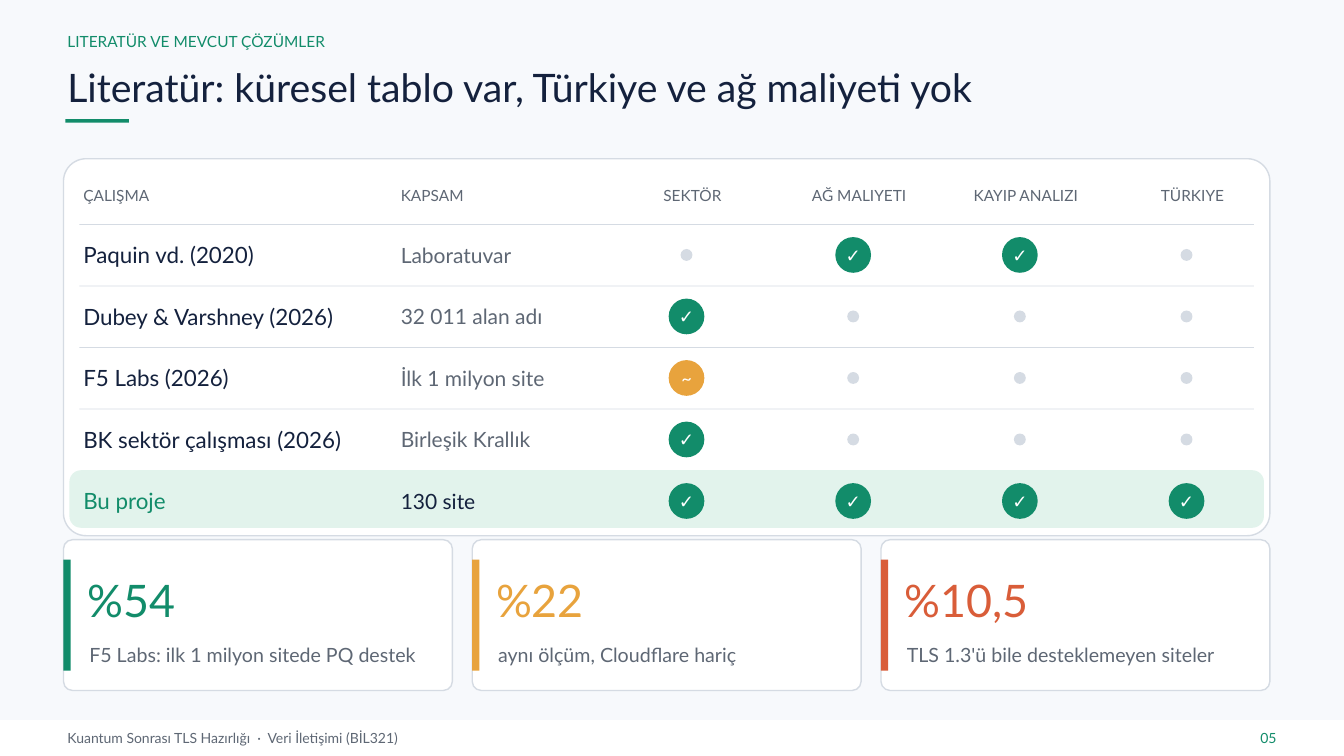
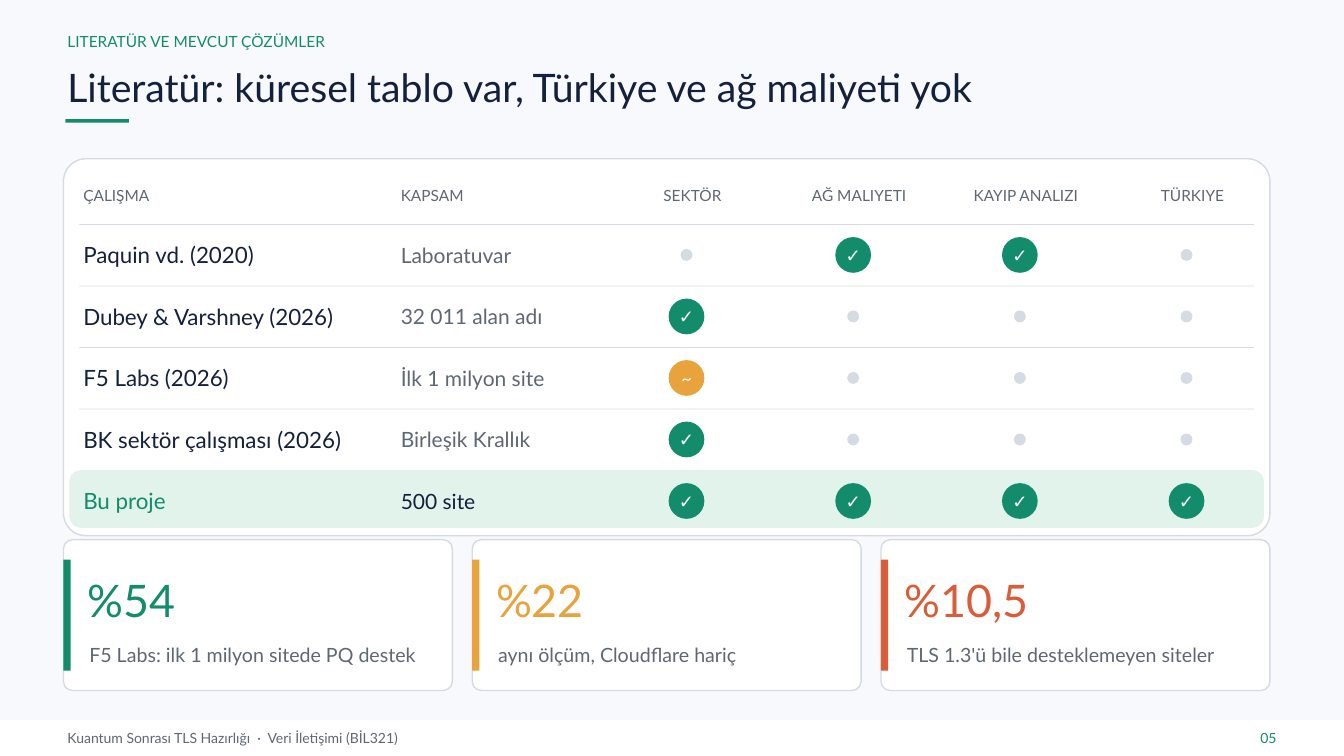
Before and after one commit to yeozyurt/yeozyurt, a slide deck: slide 5 of veri_iletisimi_proje/Rumeysa_Betul_Ozyurt_Veri_Iletisimi_Proje_Sunumu.pptx. Drawn at 1344x756 pixels with LibreOffice and Linux fonts; fonts in the diff are those of the drawing. Boxes give left, top, right and bottom in pixels: in the first picture for what was removed or moved away, otherwise in the second. Text is boxed around its words. In the diff, an @@ line names an element or a change of style, - is before the commit and + after.

```diff
--- a/veri_iletisimi_proje/Rumeysa_Betul_Ozyurt_Veri_Iletisimi_Proje_Sunumu.pptx
+++ b/veri_iletisimi_proje/Rumeysa_Betul_Ozyurt_Veri_Iletisimi_Proje_Sunumu.pptx
@@ text at [401, 494, 476, 509]: text changed @@
-130 site
+500 site
```
Also in this commit, not shown: 12 other slides changed, 16 other files.
